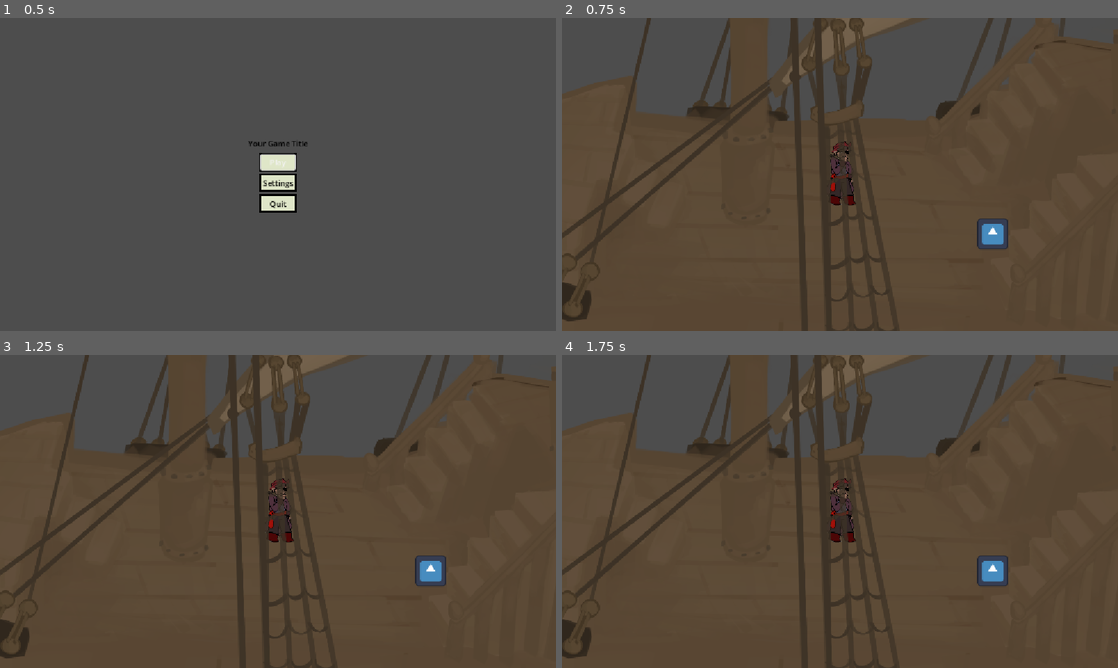
Above: before the commit, frames 1-4 (two rows, left to right).
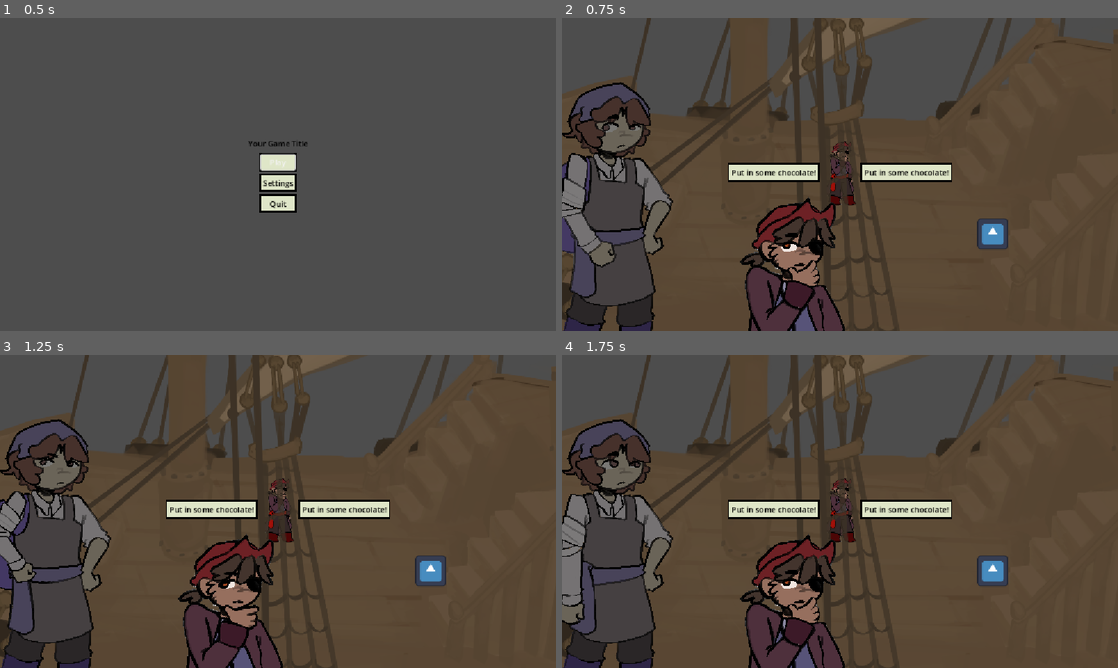
Above: after the commit, the same moments.

Repository: Lochi-dot-JPEG/crux
Game: Godot game, scene res://ui/title/title.tscn
The game is run twice, just before and just after one commit, with the same random seed, the same clock (stepped at 60 frames per second) and the same inputs. The engine's default icon, where the game draws it, is replaced by a stand-in: a white triangle on a blue panel in a dark square.
Inputs (mouse positions are in pixels of both pictures, inside the frame that each line leads up to):
- Up to frame 1 (0.5 s): no input
- Up to frame 2 (0.75 s): click "Play" at 0.5 s
- Up to frame 3 (1.25 s): no input
- Up to frame 4 (1.75 s): tap Enter at 1.25 s; move the mouse to (962, 495) at 1.27 s; hold D (right) from 1.28 s (still down); tap E (interact) at 1.35 s; click (962, 495) at 1.42 s

Frame 1 is identical in both runs. In frame 2, 15% of the frame differs, in the area x 0-71%, y 20-100%; in frame 3, 15%; in frame 4, 15%.

Commit message:
add sprites to chef game

Diff:
--- a/locations/chef-game/chef_game.tscn
+++ b/locations/chef-game/chef_game.tscn
@@ -1,6 +1,9 @@
 [gd_scene format=3 uid="uid://bdqyfi7cfjg86"]
 
 [ext_resource type="Script" uid="uid://cotjw5tw7mgol" path="res://locations/chef-game/chef_game.gd" id="1_5et14"]
+[ext_resource type="SpriteFrames" uid="uid://dphktdl2dasn0" path="res://sprites/chef.tres" id="2_p88b8"]
+[ext_resource type="SpriteFrames" uid="uid://homlyqkfjtjl" path="res://sprites/player.tres" id="3_0iro1"]
+[ext_resource type="SpriteFrames" uid="uid://6kvuv52rgtvc" path="res://sprites/sous.tres" id="4_7sioi"]
 
 [node name="ChefGame" type="Control" unique_id=1928149109]
 layout_mode = 3
@@ -13,6 +16,7 @@
 
 [node name="Question" type="VBoxContainer" parent="." unique_id=1026673750]
 unique_name_in_owner = true
+z_index = 1
 layout_mode = 1
 anchors_preset = 8
 anchor_left = 0.5
@@ -28,6 +32,7 @@
 
 [node name="Label" type="Label" parent="Question" unique_id=907414256]
 unique_name_in_owner = true
+visible = false
 layout_mode = 2
 text = "What will you put in the pot?"
 
@@ -44,3 +49,27 @@
 unique_name_in_owner = true
 layout_mode = 2
 text = "Put in some chocolate!"
+
+[node name="AnimatedSprite2D" type="AnimatedSprite2D" parent="Question" unique_id=1213156116]
+position = Vector2(-261, 122)
+scale = Vector2(0.15, 0.15)
+sprite_frames = ExtResource("2_p88b8")
+autoplay = "default"
+frame_progress = 0.76333845
+
+[node name="AnimatedSprite2D3" type="AnimatedSprite2D" parent="Question" unique_id=1112564840]
+position = Vector2(118, 367)
+scale = Vector2(0.15, 0.15)
+sprite_frames = ExtResource("3_0iro1")
+animation = &"idle"
+autoplay = "idle"
+frame_progress = 0.083465554
+
+[node name="AnimatedSprite2D2" type="AnimatedSprite2D" parent="Question" unique_id=322496588]
+position = Vector2(536, 151)
+scale = Vector2(0.15, 0.15)
+sprite_frames = ExtResource("4_7sioi")
+animation = &"idle"
+autoplay = "idle"
+frame_progress = 0.6037074
+flip_h = true
--- a/locations/ship/ship.tscn
+++ b/locations/ship/ship.tscn
@@ -59,6 +59,7 @@
 
 [node name="Npc" parent="." unique_id=1131074689 instance=ExtResource("2_5674f")]
 position = Vector2(634, 248)
+npcEnum = 1
 
 [node name="handle" type="Parallax2D" parent="." unique_id=412141692]
 modulate = Color(0.9979226, 0.8676202, 0.6891002, 1)
--- a/project.godot
+++ b/project.godot
@@ -23,7 +23,6 @@
 [display]
 
 window/stretch/mode="canvas_items"
-window/stretch/aspect="expand"
 
 [dotnet]
 
--- a/ui/hud/hud.tscn
+++ b/ui/hud/hud.tscn
@@ -15,5 +15,4 @@
 layout_mode = 1
 
 [node name="ChefGame" parent="." unique_id=1928149109 groups=["chefgame"] instance=ExtResource("2_4d6w6")]
-visible = false
 layout_mode = 1
